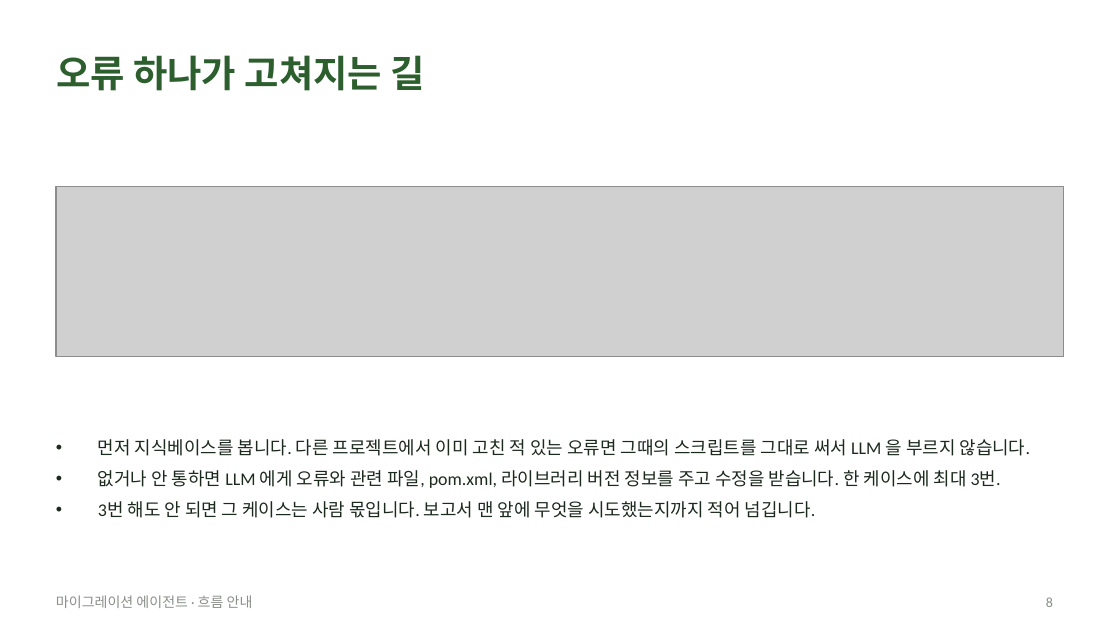
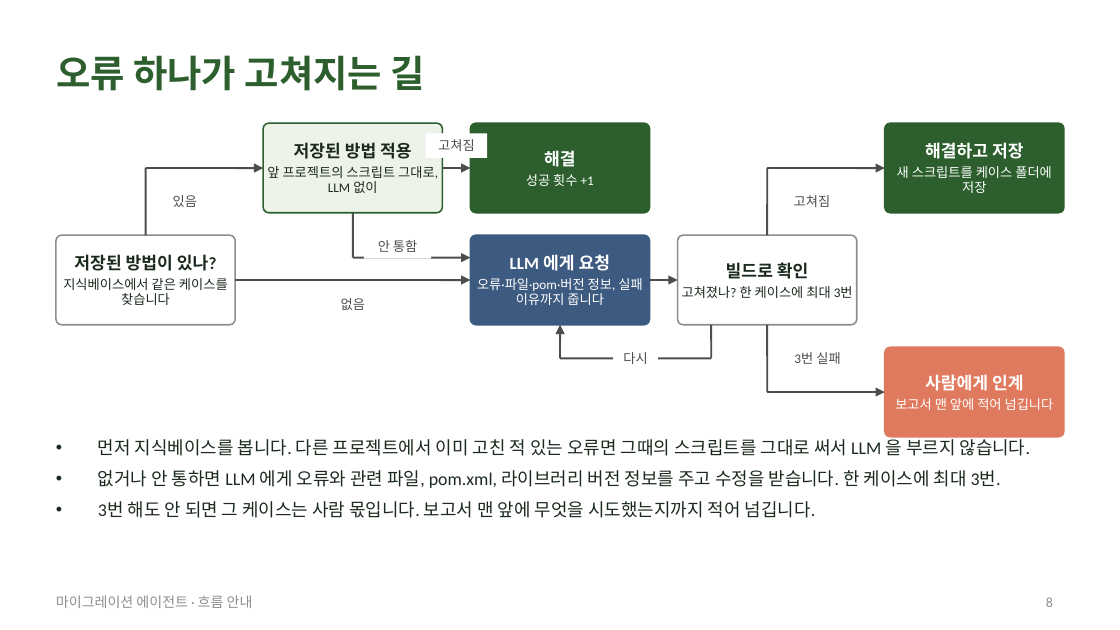
Before and after one commit to acandiatale/tutu, a slide deck: slide 8 of docs/migration-agent/migration-agent.pptx. Drawn at 1120x630 pixels with LibreOffice and Linux fonts; fonts in the diff are those of the drawing; grey boxes stand for pictures. Boxes give left, top, right and bottom in pixels: in the first picture for what was removed or moved away, otherwise in the second. Text is boxed around its words. In the diff, an @@ line names an element or a change of style, - is before the commit and + after.

```diff
--- a/docs/migration-agent/migration-agent.pptx
+++ b/docs/migration-agent/migration-agent.pptx
@@ rounded rectangle added at bbox=[263, 123, 442, 213], fill #EEF3EA, outline #2C5F2D 1 pt, 8.5 pt, text #1C2A1E @@
+저장된 방법 적용
+앞 프로젝트의 스크립트 그대로, LLM 없이
@@ rectangle added at bbox=[426, 133, 487, 158], fill #FFFFFF, 8.5 pt, text #4A4F4A @@
+고쳐짐
@@ rounded rectangle added at bbox=[470, 123, 650, 213], fill #2C5F2D, outline #2C5F2D 1 pt, 8.5 pt, text #FFFFFF @@
+해결
+성공 횟수 +1
@@ rounded rectangle added at bbox=[885, 123, 1064, 213], fill #2C5F2D, outline #2C5F2D 1 pt, 8.5 pt, text #FFFFFF @@
+해결하고 저장
+새 스크립트를 케이스 폴더에 저장
@@ line added from (146, 235) to (146, 168), #4A4F4A 1.25 pt @@
@@ arrow added from (146, 168) to (263, 168), #4A4F4A 1.25 pt @@
@@ arrow added from (442, 168) to (470, 168), #4A4F4A 1.25 pt @@
@@ line added from (767, 235) to (767, 168), #4A4F4A 1.25 pt @@
@@ arrow added from (767, 168) to (885, 168), #4A4F4A 1.25 pt @@
@@ picture removed at bbox=[56, 187, 1064, 357] @@
@@ text added at bbox=[173, 195, 197, 207], 8.5 pt, text #4A4F4A @@
+있음
@@ text added at bbox=[794, 195, 831, 207], 8.5 pt, text #4A4F4A @@
+고쳐짐
@@ rounded rectangle added at bbox=[56, 235, 235, 325], fill #FFFFFF, outline #8A8F8A 1 pt, 8.5 pt, text #1C2A1E @@
+저장된 방법이 있나?
+지식베이스에서 같은 케이스를 찾습니다
@@ line added from (353, 213) to (353, 258), #4A4F4A 1.25 pt @@
@@ rounded rectangle added at bbox=[470, 235, 650, 325], fill #3D5A80, outline #3D5A80 1 pt, 8.5 pt, text #FFFFFF @@
+LLM 에게 요청
+오류·파일·pom·버전 정보, 실패 이유까지 줍니다
@@ rounded rectangle added at bbox=[678, 235, 857, 325], fill #FFFFFF, outline #8A8F8A 1 pt, 8.5 pt, text #1C2A1E @@
+빌드로 확인
+고쳐졌나? 한 케이스에 최대 3번
@@ arrow added from (353, 258) to (470, 258), #4A4F4A 1.25 pt @@
@@ text added at bbox=[378, 240, 417, 252], 8.5 pt, text #4A4F4A @@
+안 통함
@@ arrow added from (235, 280) to (470, 280), #4A4F4A 1.25 pt @@
@@ text added at bbox=[341, 298, 365, 310], 8.5 pt, text #4A4F4A @@
+없음
@@ arrow added from (650, 280) to (678, 280), #4A4F4A 1.25 pt @@
@@ arrow added from (560, 358) to (560, 325), #4A4F4A 1.25 pt @@
@@ line added from (711, 325) to (711, 358), #4A4F4A 1.25 pt @@
@@ line added from (767, 325) to (767, 392), #4A4F4A 1.25 pt @@
@@ line added from (711, 358) to (560, 358), #4A4F4A 1.25 pt @@
@@ text added at bbox=[623, 352, 647, 364], 8.5 pt, text #4A4F4A @@
+다시
@@ text added at bbox=[794, 352, 840, 364], 8.5 pt, text #4A4F4A @@
+3번 실패
@@ rounded rectangle added at bbox=[885, 347, 1064, 437], fill #E07A5F, outline #E07A5F 1 pt, 8.5 pt, text #FFFFFF @@
+사람에게 인계
+보고서 맨 앞에 적어 넘깁니다
@@ arrow added from (767, 392) to (885, 392), #4A4F4A 1.25 pt @@
```
Also in this commit, not shown: 3 other slides changed, 40 other files.
